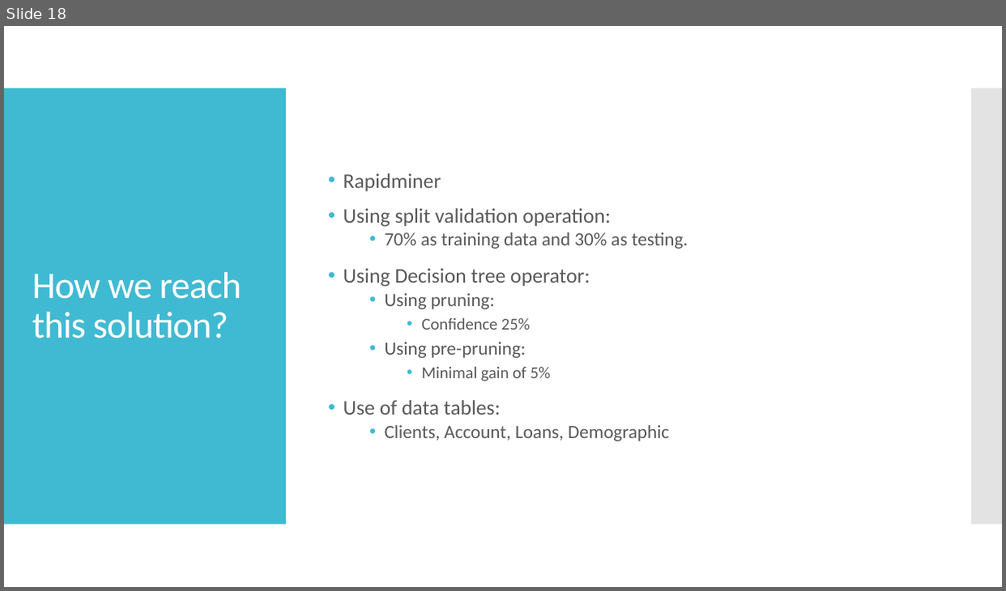
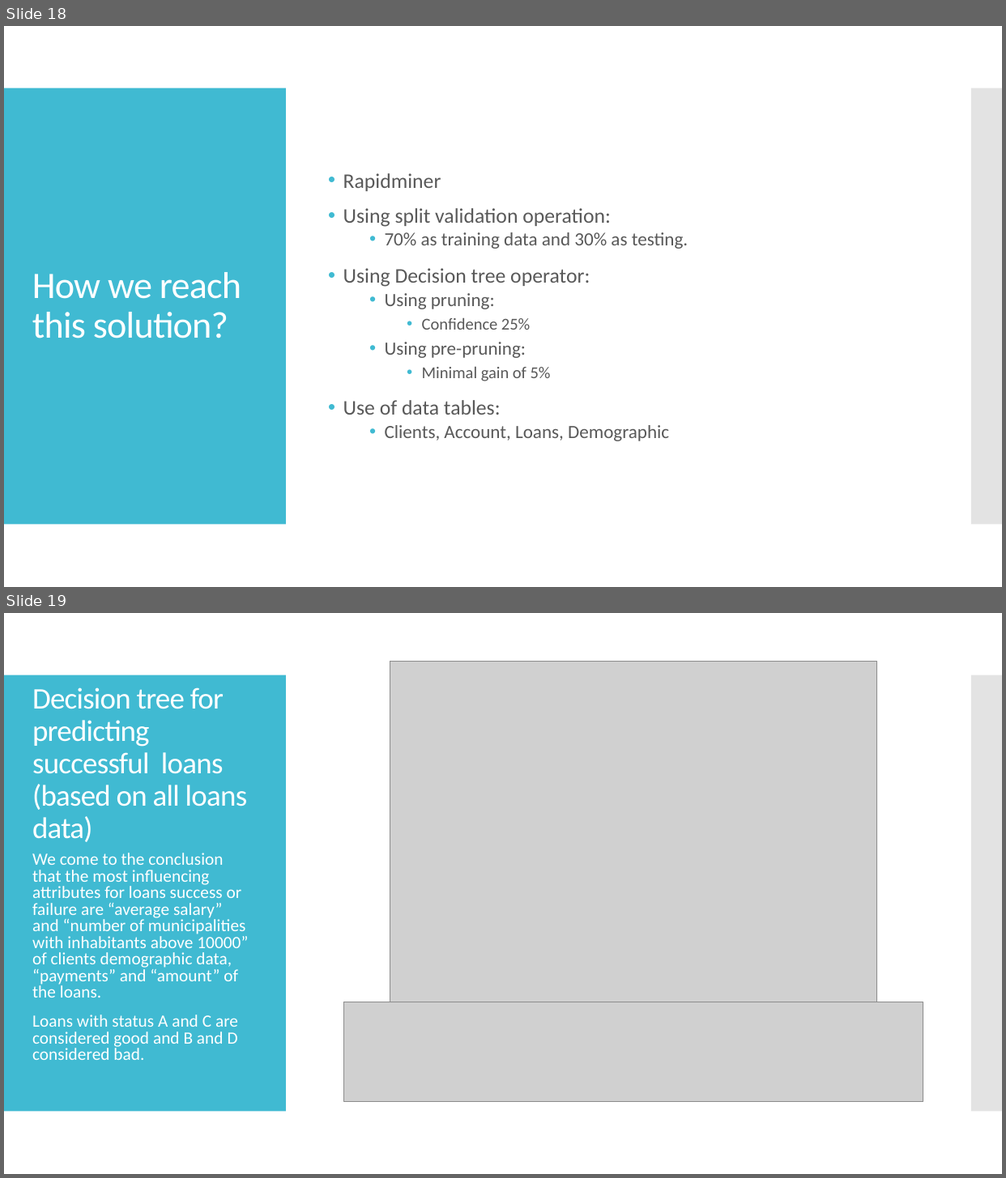
Before and after one commit to jpdias/banking-dm-case-study, a slide deck: Banking Data Mining.pptx. Shown one above the other, each under a label of ours: slide 18 before the commit, slides 18 and 19 after it. The pictures are 1006x591 and 1006x1178 pixels, drawn with LibreOffice and Linux fonts; fonts in the diff are those of the drawing; grey boxes stand for pictures. Boxes give left, top, right and bottom in pixels: in the first picture for what was removed or moved away, otherwise in the second. Text is boxed around its words. In the diff, an @@ line names an element or a change of style, - is before the commit and + after.

```diff
--- a/Banking Data Mining.pptx
+++ b/Banking Data Mining.pptx
@@ slide 19 added at box(4, 613, 1002, 1174), background #FFFFFF; not listed: 2 template elements that a slide beside it also shows @@
@@ picture added at box(390, 661, 877, 1003) @@
@@ title added at box(32, 688, 248, 842), 28.8 pt, text #FFFFFF @@
+Decision tree for predicting successful loans
+(based on all loans data)
@@ text added at box(32, 853, 248, 1060), 16.6 pt, text #FFFFFF @@
+We come to the conclusion that the most influencing attributes for loans success or failure are “average salary” and “number of municipalities with inhabitants above 10000” of clients demographic data, “payments” and “amount” of the loans.
+Loans with status A and C are considered good and B and D considered bad.
@@ picture added at box(345, 1003, 923, 1102) @@
```
Also in this commit, not shown: 2 slides changed, 2 other slides added, 2 slides removed, 6 other files.
